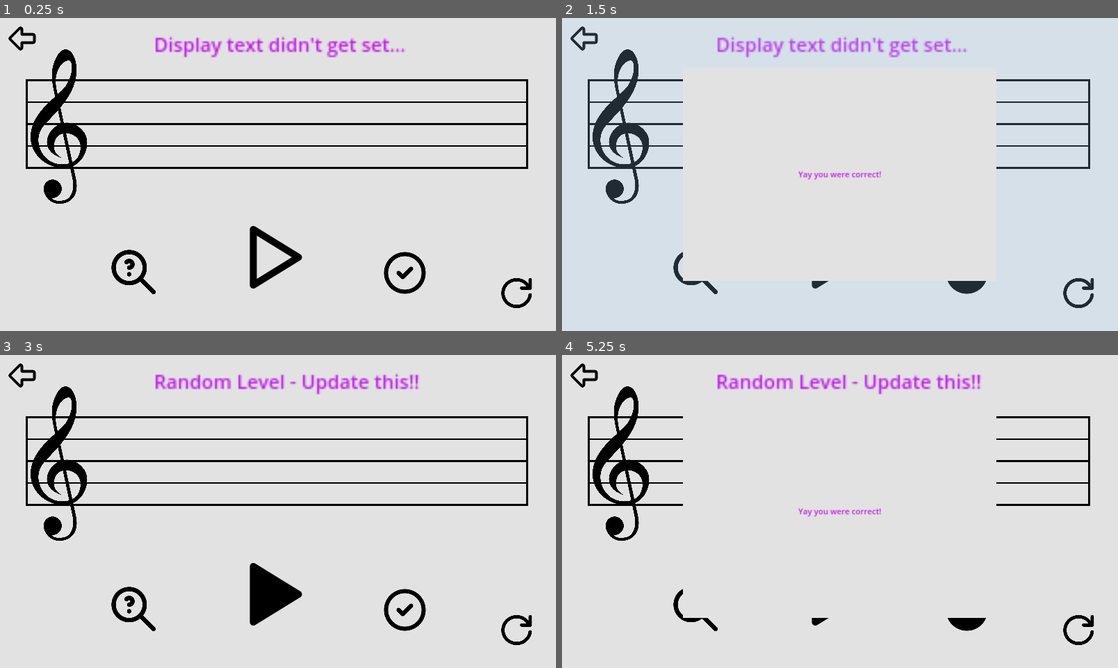
Above: before the commit, frames 1-4 (two rows, left to right).
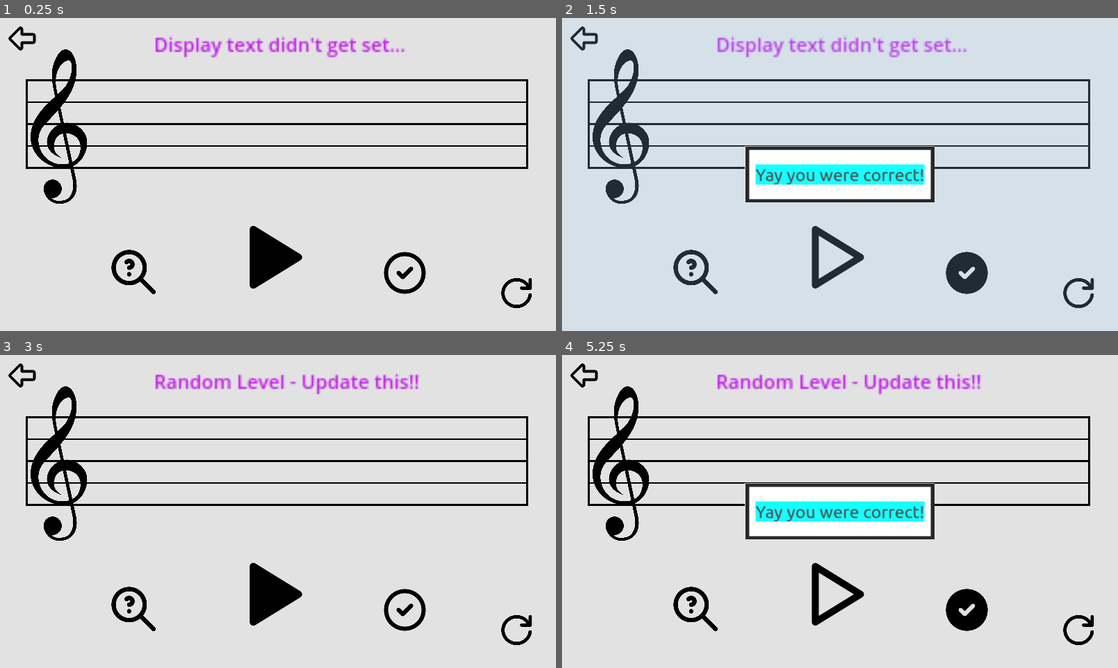
Above: after the commit, the same moments.

Repository: Sniggiho/COMP225-Reluna
Game: Godot game, scene res://Scenes/firstScene.tscn
The game is run twice, just before and just after one commit, with the same random seed, the same clock (stepped at 60 frames per second) and the same inputs.
Inputs (mouse positions are in pixels of both pictures, inside the frame that each line leads up to):
- Up to frame 1 (0.25 s): no input
- Up to frame 2 (1.5 s): click (584, 39) at 0.5 s; click (967, 271) at 1.25 s
- Up to frame 3 (3 s): click (517, 630) at 2.02 s; click (272, 592) at 2.75 s
- Up to frame 4 (5.25 s): click (834, 592) at 3.5 s; click (695, 608) at 4.25 s; click (967, 608) at 5 s

The runs differ from the first frame. In frame 1, 0.5% of the frame differs, in the area x 44-55%, y 66-87%; in frame 2, 8.8%, in the area x 21-79%, y 19-89%; in frame 3, less than 0.1%; in frame 4, 8.8%.
Error in both runs: Invalid assignment of index '0' (on base: 'Array') with value of type 'bool'. (res://Scenes/LevelManager/LevelManager.gd:79)

Commit message:
gave pop up a frame and gets text from level manager, gave focus to play button and level buttons so we can use keyboard

Diff:
--- /dev/null
+++ b/Project/Scenes/Feedback.gd
@@ -0,0 +1,17 @@
+extends PopupPanel
+
+# Called when the node enters the scene tree for the first time.
+func _ready():
+	pass # Replace with function body.
+
+
+# Called every frame. 'delta' is the elapsed time since the previous frame.
+func _process(delta):
+	pass
+
+
+
+
+
+func _on_check_button_pressed():
+	popup()
--- a/Project/Scenes/LevelManager/LevelManager.gd
+++ b/Project/Scenes/LevelManager/LevelManager.gd
@@ -122,7 +122,7 @@
 
 	var correct : bool = listOfDetunedNotes.hash() == playersSelectedNotes.hash()
 
-	var feedbackText = get_parent().find_child("Popup").find_child("feedbackTemp")
+	var feedbackText = get_parent().find_child("Feedback").find_child("feedbackTemp")
 
 	## TODO
 	if correct:
--- a/Project/Scenes/MusicStaff/MusicStaff.gd
+++ b/Project/Scenes/MusicStaff/MusicStaff.gd
@@ -65,8 +65,3 @@
 
 func getLineHeight() -> float:
 	return self.screenY * lineHeight
-
-
-
-func _on_play_button_pressed():
-	playBar.play()
--- a/Project/Scenes/Tutorial/tutorialScreen.gd
+++ b/Project/Scenes/Tutorial/tutorialScreen.gd
@@ -1,7 +1,9 @@
 extends Node2D
 
+@onready var level1 = $level1
 func _ready():
 	GLevelData.prevScene = "res://Scenes/Tutorial/tutorialScreen.tscn"
+	level1.grab_focus()
 
 func _on_return_button_pressed():
 	SceneTransition.change_scene("res://Scenes/menuScreen.tscn")
--- a/Project/Scenes/Tutorial/tutorialScreen.tscn
+++ b/Project/Scenes/Tutorial/tutorialScreen.tscn
@@ -13,14 +13,20 @@
 offset_top = 144.0
 offset_right = 351.0
 offset_bottom = 480.0
+focus_neighbor_top = NodePath("../ReturnButton")
+focus_neighbor_right = NodePath("../level2")
+focus_neighbor_bottom = NodePath("../level7")
 text = "1"
 tutorialNum = "1"
 
 [node name="level2" parent="." instance=ExtResource("2_58rd6")]
-offset_left = 303.0
+offset_left = 301.0
 offset_top = 146.0
 offset_right = 597.0
 offset_bottom = 482.0
+focus_neighbor_left = NodePath("../level1")
+focus_neighbor_right = NodePath("../level3")
+focus_neighbor_bottom = NodePath("../level8")
 text = "2"
 tutorialNum = "2"
 
@@ -29,6 +35,9 @@
 offset_top = 143.0
 offset_right = 842.0
 offset_bottom = 479.0
+focus_neighbor_left = NodePath("../level2")
+focus_neighbor_right = NodePath("../level4")
+focus_neighbor_bottom = NodePath("../level9")
 text = "3"
 tutorialNum = "3"
 
@@ -37,6 +46,9 @@
 offset_top = 146.0
 offset_right = 1077.0
 offset_bottom = 482.0
+focus_neighbor_left = NodePath("../level3")
+focus_neighbor_right = NodePath("../level5")
+focus_neighbor_bottom = NodePath("../level10")
 text = "4"
 tutorialNum = "4"
 
@@ -45,6 +57,9 @@
 offset_top = 147.0
 offset_right = 1316.0
 offset_bottom = 483.0
+focus_neighbor_left = NodePath("../level4")
+focus_neighbor_right = NodePath("../level6")
+focus_neighbor_bottom = NodePath("../level11")
 text = "5"
 tutorialNum = "5"
 
@@ -53,6 +68,8 @@
 offset_top = 148.0
 offset_right = 1550.0
 offset_bottom = 484.0
+focus_neighbor_left = NodePath("../level5")
+focus_neighbor_bottom = NodePath("../level12")
 text = "6"
 tutorialNum = "6"
 
@@ -61,6 +78,8 @@
 offset_top = 466.0
 offset_right = 351.0
 offset_bottom = 802.0
+focus_neighbor_top = NodePath("../level1")
+focus_neighbor_right = NodePath("../level8")
 text = "7"
 tutorialNum = "7"
 
@@ -69,6 +88,9 @@
 offset_top = 468.0
 offset_right = 599.0
 offset_bottom = 804.0
+focus_neighbor_left = NodePath("../level7")
+focus_neighbor_top = NodePath("../level2")
+focus_neighbor_right = NodePath("../level9")
 text = "8"
 tutorialNum = "8"
 
@@ -77,6 +99,9 @@
 offset_top = 465.0
 offset_right = 842.0
 offset_bottom = 801.0
+focus_neighbor_left = NodePath("../level8")
+focus_neighbor_top = NodePath("../level3")
+focus_neighbor_right = NodePath("../level10")
 text = "9"
 tutorialNum = "9"
 
@@ -85,6 +110,9 @@
 offset_top = 468.0
 offset_right = 1079.0
 offset_bottom = 804.0
+focus_neighbor_left = NodePath("../level9")
+focus_neighbor_top = NodePath("../level4")
+focus_neighbor_right = NodePath("../level11")
 text = "10"
 tutorialNum = "10"
 
@@ -93,6 +121,9 @@
 offset_top = 469.0
 offset_right = 1316.0
 offset_bottom = 805.0
+focus_neighbor_left = NodePath("../level10")
+focus_neighbor_top = NodePath("../level5")
+focus_neighbor_right = NodePath("../level12")
 text = "11"
 tutorialNum = "11"
 
@@ -100,7 +131,10 @@
 offset_left = 1256.0
 offset_top = 470.0
 offset_right = 1550.0
-offset_bottom = 806.0
+offset_bottom = 808.0
+focus_neighbor_left = NodePath("../level11")
+focus_neighbor_top = NodePath("../level6")
+focus_neighbor_right = NodePath("../NextButton")
 text = "12"
 tutorialNum = "12"
 
@@ -110,8 +144,10 @@
 offset_right = 1683.0
 offset_bottom = 986.0
 scale = Vector2(0.663342, 0.580939)
+focus_neighbor_left = NodePath("../level12")
 texture_normal = ExtResource("3_ijbfe")
 texture_hover = ExtResource("4_5a2cc")
+texture_focused = ExtResource("4_5a2cc")
 flip_h = true
 
 [node name="ReturnButton" type="TextureButton" parent="."]
@@ -120,8 +156,10 @@
 offset_right = 256.0
 offset_bottom = 252.0
 scale = Vector2(0.423342, 0.423342)
+focus_neighbor_bottom = NodePath("../level1")
 texture_normal = ExtResource("3_ijbfe")
 texture_hover = ExtResource("4_5a2cc")
+texture_focused = ExtResource("4_5a2cc")
 
 [connection signal="pressed" from="NextButton" to="." method="_on_next_button_pressed"]
 [connection signal="pressed" from="ReturnButton" to="." method="_on_return_button_pressed"]
--- /dev/null
+++ b/Project/Scenes/firstScene.gd
@@ -0,0 +1,9 @@
+extends Node2D
+
+@onready var playButton = $PlayButton
+
+func _ready():
+	playButton.grab_focus()
+
+func _on_play_button_pressed():
+	$MusicStaff.playBar.play()
--- a/Project/Scenes/firstScene.tscn
+++ b/Project/Scenes/firstScene.tscn
@@ -1,6 +1,7 @@
-[gd_scene load_steps=15 format=3 uid="uid://c1qqxujrvquvy"]
+[gd_scene load_steps=16 format=3 uid="uid://c1qqxujrvquvy"]
 
 [ext_resource type="Script" path="res://Scenes/LevelManager/LevelManager.gd" id="1_xad2n"]
+[ext_resource type="Script" path="res://Scenes/firstScene.gd" id="1_yjiac"]
 [ext_resource type="Texture2D" uid="uid://f7byr3m2so4i" path="res://RelunaIcons/play empty.png" id="3_ad746"]
 [ext_resource type="Texture2D" uid="uid://corvs4jhdgfk3" path="res://RelunaIcons/backArrow.png" id="3_fgehq"]
 [ext_resource type="Texture2D" uid="uid://dqfovth5n1cg0" path="res://RelunaIcons/play filled.png" id="4_f3uym"]
@@ -8,15 +9,16 @@
 [ext_resource type="PackedScene" uid="uid://dq0mp8xmuh00" path="res://Scenes/MusicStaff/MusicStaff.tscn" id="5_bafn2"]
 [ext_resource type="Script" path="res://Scenes/DisplayText.gd" id="5_k5ivr"]
 [ext_resource type="Texture2D" uid="uid://c8u1gdexyrdyn" path="res://RelunaIcons/checkEmpty.png" id="5_mk5gt"]
-[ext_resource type="Script" path="res://Scenes/FeedbackPopup.gd" id="5_r4b1t"]
 [ext_resource type="Texture2D" uid="uid://8d8gcs6vjvtc" path="res://RelunaIcons/checkFilled.png" id="6_7w56k"]
 [ext_resource type="Texture2D" uid="uid://cg6lvtjwkq3rm" path="res://RelunaIcons/reset.png" id="6_s2gbu"]
 [ext_resource type="Texture2D" uid="uid://cxbfhp8by63gd" path="res://RelunaIcons/hint.png" id="8_c0d27"]
 [ext_resource type="Texture2D" uid="uid://c5t2luc0n1rvq" path="res://RelunaIcons/hintFilled.png" id="9_rdd6e"]
+[ext_resource type="Script" path="res://Scenes/Feedback.gd" id="12_plc4t"]
 
 [sub_resource type="StyleBoxEmpty" id="StyleBoxEmpty_msstd"]
 
 [node name="Main" type="Node2D"]
+script = ExtResource("1_yjiac")
 
 [node name="MusicStaff" parent="." instance=ExtResource("5_bafn2")]
 position = Vector2(77, 179)
@@ -47,8 +49,11 @@
 offset_top = 568.0
 offset_right = 899.0
 offset_bottom = 808.0
+focus_neighbor_left = NodePath("../HintButton")
+focus_neighbor_right = NodePath("../CheckButton")
 texture_normal = ExtResource("3_ad746")
 texture_hover = ExtResource("4_f3uym")
+texture_focused = ExtResource("4_f3uym")
 
 [node name="CheckButton" type="TextureButton" parent="."]
 offset_left = 1093.0
@@ -56,8 +61,11 @@
 offset_right = 1333.0
 offset_bottom = 901.0
 scale = Vector2(0.6, 0.6)
+focus_neighbor_left = NodePath("../PlayButton")
+focus_neighbor_right = NodePath("../ResetButton")
 texture_normal = ExtResource("5_mk5gt")
 texture_hover = ExtResource("6_7w56k")
+texture_focused = ExtResource("6_7w56k")
 
 [node name="HintButton" type="TextureButton" parent="."]
 offset_left = 308.0
@@ -65,8 +73,10 @@
 offset_right = 548.0
 offset_bottom = 894.0
 scale = Vector2(0.637106, 0.637106)
+focus_neighbor_right = NodePath("../PlayButton")
 texture_normal = ExtResource("8_c0d27")
 texture_hover = ExtResource("9_rdd6e")
+texture_focused = ExtResource("9_rdd6e")
 
 [node name="ResetButton" type="Button" parent="."]
 offset_left = 1417.0
@@ -74,6 +84,7 @@
 offset_right = 1702.0
 offset_bottom = 1013.0
 scale = Vector2(0.490653, 0.480003)
+focus_neighbor_left = NodePath("../CheckButton")
 theme_override_colors/font_hover_color = Color(0.517647, 0.498039, 0.886275, 1)
 theme_override_colors/icon_hover_color = Color(0.517647, 0.498039, 0.886275, 1)
 theme_override_colors/icon_hover_pressed_color = Color(0.517647, 0.498039, 0.886275, 1)
@@ -97,32 +108,37 @@
 offset_bottom = 900.0
 color = Color(0.262745, 0.262745, 0.262745, 0.494118)
 
-[node name="Popup" type="Popup" parent="."]
-title = "Feedback"
+[node name="Feedback" type="PopupPanel" parent="."]
 initial_position = 1
-size = Vector2i(901, 615)
-script = ExtResource("5_r4b1t")
+size = Vector2i(329, 162)
+max_size = Vector2i(1000, 1000)
+script = ExtResource("12_plc4t")
 
-[node name="feedbackTemp" type="RichTextLabel" parent="Popup"]
-anchors_preset = 8
-anchor_left = 0.5
-anchor_top = 0.5
-anchor_right = 0.5
-anchor_bottom = 0.5
-offset_left = -46.5
-offset_top = -11.5
-offset_right = 46.5
-offset_bottom = 11.5
-grow_horizontal = 2
-grow_vertical = 2
+[node name="CenterContainer" type="CenterContainer" parent="Feedback"]
+offset_left = 10.0
+offset_top = 10.0
+offset_right = 319.0
+offset_bottom = 152.0
+size_flags_horizontal = 4
+
+[node name="MarginContainer" type="MarginContainer" parent="Feedback/CenterContainer"]
+layout_mode = 2
+theme_override_constants/margin_left = 20
+theme_override_constants/margin_top = 20
+theme_override_constants/margin_right = 20
+theme_override_constants/margin_bottom = 20
+
+[node name="ColorRect" type="ColorRect" parent="Feedback/CenterContainer/MarginContainer"]
+layout_mode = 2
+color = Color(0.0862745, 1, 1, 1)
+
+[node name="feedbackTemp" type="RichTextLabel" parent="Feedback/CenterContainer/MarginContainer"]
+layout_mode = 2
+theme_type_variation = &"feedback"
 text = "I popped up"
 fit_content = true
+scroll_active = false
 autowrap_mode = 0
-
-[node name="ColorRect" type="ColorRect" parent="Popup"]
-visible = false
-offset_right = 40.0
-offset_bottom = 40.0
 
 [node name="DisplayText" type="RichTextLabel" parent="."]
 offset_left = 443.0
@@ -135,8 +151,8 @@
 script = ExtResource("5_k5ivr")
 
 [connection signal="pressed" from="ReturnButton" to="LevelManager" method="_on_return_button_pressed"]
-[connection signal="pressed" from="PlayButton" to="MusicStaff" method="_on_play_button_pressed"]
+[connection signal="pressed" from="PlayButton" to="." method="_on_play_button_pressed"]
 [connection signal="pressed" from="CheckButton" to="LevelManager" method="checkPlayerInput"]
-[connection signal="pressed" from="CheckButton" to="Popup" method="_on_check_button_pressed"]
+[connection signal="pressed" from="CheckButton" to="Feedback" method="_on_check_button_pressed"]
 [connection signal="pressed" from="ResetButton" to="LevelManager" method="_reset"]
 [connection signal="pressed" from="ResetButton/ResetButton" to="LevelManager" method="_reset"]
--- a/Project/Scenes/menuScreen.gd
+++ b/Project/Scenes/menuScreen.gd
@@ -2,4 +2,4 @@
 
 
 func _on_menu_button_pressed():
-	SceneTransition.change_scene("res://Scenes/tutorialScreen.tscn")
+	SceneTransition.change_scene("res://Scenes/Tutorial/tutorialScreen.tscn")
--- a/Project/project.godot
+++ b/Project/project.godot
@@ -31,6 +31,14 @@
 
 theme/custom="res://projectTheme.tres"
 
+[input]
+
+checkAnswer={
+"deadzone": 0.5,
+"events": [Object(InputEventKey,"resource_local_to_scene":false,"resource_name":"","device":0,"window_id":0,"alt_pressed":false,"shift_pressed":false,"ctrl_pressed":false,"meta_pressed":false,"pressed":false,"keycode":0,"physical_keycode":4194309,"key_label":0,"unicode":0,"echo":false,"script":null)
+]
+}
+
 [rendering]
 
 renderer/rendering_method="gl_compatibility"
--- a/Project/projectTheme.tres
+++ b/Project/projectTheme.tres
@@ -1,8 +1,16 @@
-[gd_resource type="Theme" load_steps=4 format=3 uid="uid://dhkx10rwrne4u"]
+[gd_resource type="Theme" load_steps=6 format=3 uid="uid://dhkx10rwrne4u"]
 
 [ext_resource type="FontFile" uid="uid://c5ab6oet3avnf" path="res://Ubuntu-Bold.ttf" id="1_l4cr8"]
 [ext_resource type="FontFile" uid="uid://d3lg2hx5rx507" path="res://Ubuntu-Medium.ttf" id="1_q22qy"]
+[ext_resource type="Texture2D" uid="uid://vxei51tk4p5q" path="res://TempImage/popupFrame.png" id="3_8oed0"]
 [ext_resource type="FontFile" uid="uid://gr8isl1vboyq" path="res://Ubuntu-Regular.ttf" id="3_ojqbp"]
+
+[sub_resource type="StyleBoxTexture" id="StyleBoxTexture_4urrk"]
+texture = ExtResource("3_8oed0")
+texture_margin_left = 10.0
+texture_margin_top = 10.0
+texture_margin_right = 10.0
+texture_margin_bottom = 10.0
 
 [resource]
 default_font_size = 23
@@ -11,9 +19,14 @@
 Label/colors/font_color = Color(0.305882, 0.305882, 0.305882, 1)
 Label/font_sizes/font_size = 130
 Label/fonts/font = ExtResource("1_l4cr8")
+PopupPanel/styles/panel = SubResource("StyleBoxTexture_4urrk")
 RichTextLabel/colors/default_color = Color(0.74902, 0.0980392, 0.901961, 1)
 RichTextLabel/font_sizes/bold_font_size = 600
 RichTextLabel/fonts/bold_font = ExtResource("1_l4cr8")
+feedback/base_type = &"RichTextLabel"
+feedback/colors/default_color = Color(0.305882, 0.305882, 0.305882, 1)
+feedback/font_sizes/normal_font_size = 50
+feedback/fonts/normal_font = ExtResource("3_ojqbp")
 menuButton/base_type = &"Button"
 menuButton/colors/font_color = Color(0.305882, 0.305882, 0.305882, 1)
 menuButton/colors/font_hover_color = Color(0.0431373, 0.8, 0.956863, 1)
@@ -21,6 +34,7 @@
 menuButton/fonts/font = ExtResource("1_q22qy")
 tutorialButton/base_type = &"Button"
 tutorialButton/colors/font_color = Color(0, 0, 0, 1)
+tutorialButton/colors/font_focus_color = Color(0.0431373, 0.8, 0.956863, 1)
 tutorialButton/colors/font_hover_color = Color(0.0431373, 0.8, 0.956863, 1)
 tutorialButton/colors/icon_hover_color = Color(0.305882, 0.305882, 0.305882, 1)
 tutorialButton/colors/icon_normal_color = Color(0.305882, 0.305882, 0.305882, 1)
Binary file added: Project/TempImage/popupBackground.png
Not shown, added: Project/TempImage/popupBackground.png.import
Binary file added: Project/TempImage/popupFrame.png
Not shown, added: Project/TempImage/popupFrame.png.import
Not shown, changed: .DS_Store
